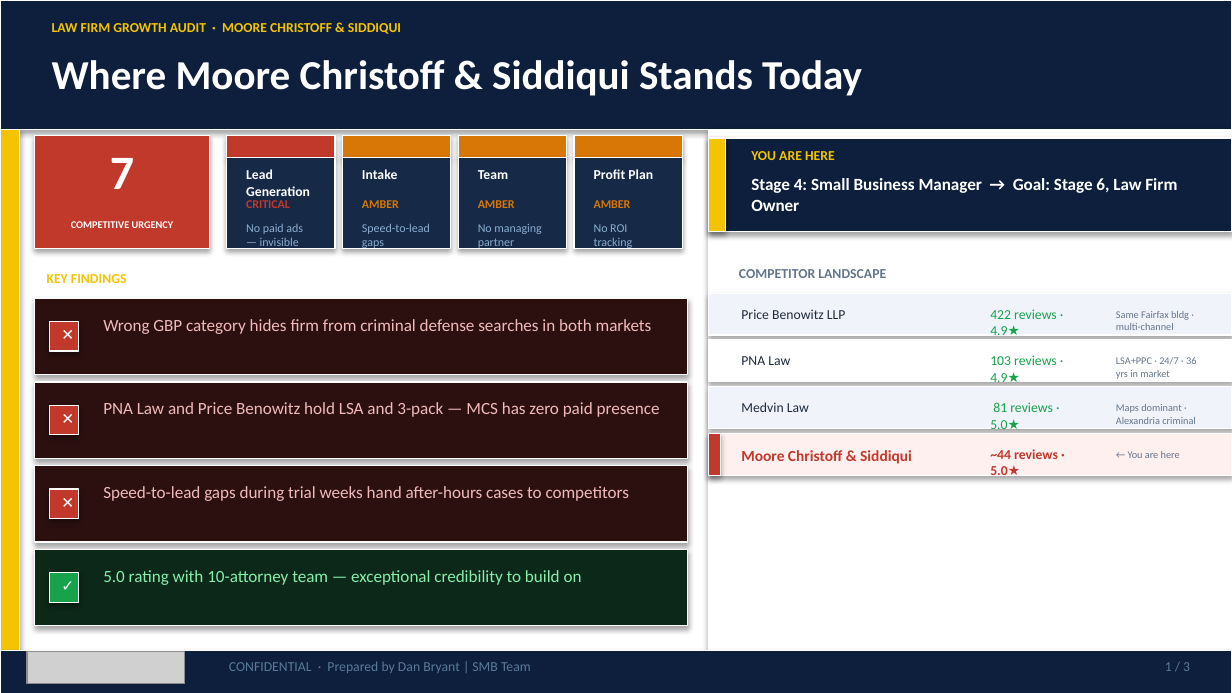
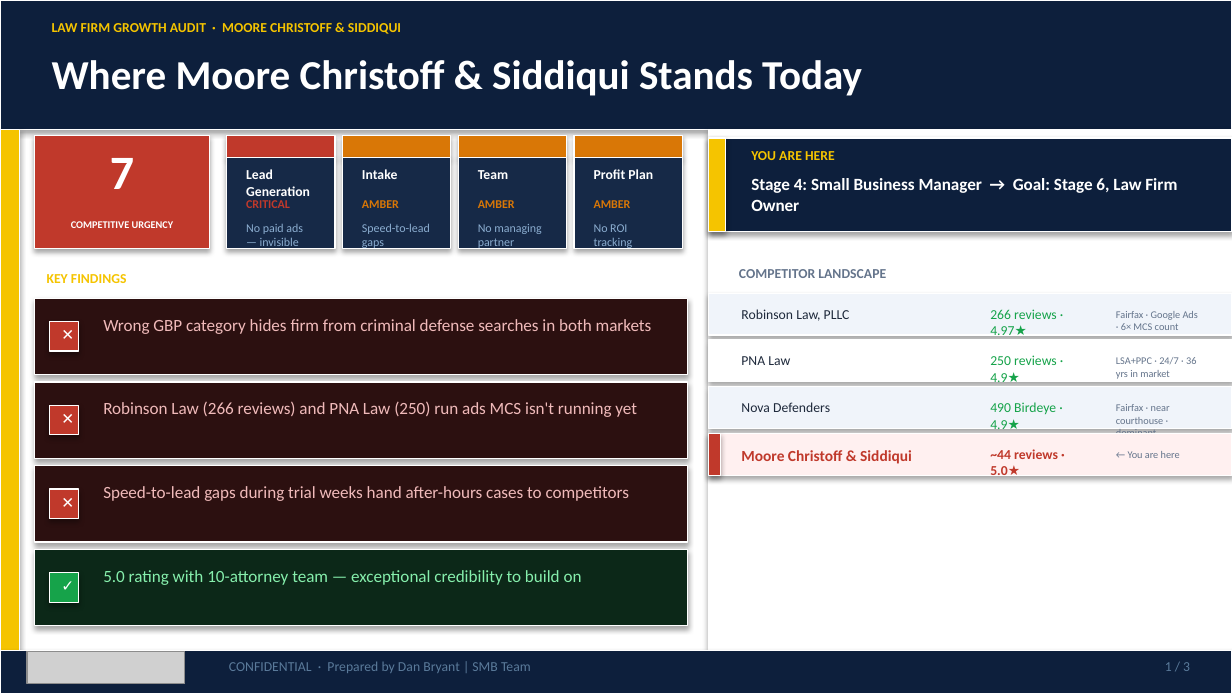
Before and after one commit to SMB-Team-Technology/workwith-smbteam, a slide deck: slide 1 of moore-christoff-siddiqui/Moore_Christoff_Siddiqui_05202026_Proposal.pptx. Drawn at 1232x693 pixels with LibreOffice and Linux fonts; fonts in the diff are those of the drawing; grey boxes stand for pictures. Boxes give left, top, right and bottom in pixels: in the first picture for what was removed or moved away, otherwise in the second. Text is boxed around its words. In the diff, an @@ line names an element or a change of style, - is before the commit and + after.

```diff
--- a/moore-christoff-siddiqui/Moore_Christoff_Siddiqui_05202026_Proposal.pptx
+++ b/moore-christoff-siddiqui/Moore_Christoff_Siddiqui_05202026_Proposal.pptx
@@ text at <box>741,309,850,321</box>: text changed @@
-Price Benowitz LLP
+Robinson Law, PLLC
@@ text at <box>990,309,1057,339</box>: text changed @@
-422 reviews · 4.9★
+266 reviews · 4.97★
@@ text at <box>1116,311,1198,330</box>: text changed @@
-Same Fairfax bldg · multi-channel
+Fairfax · Google Ads · 6× MCS count
@@ text at <box>990,355,1057,386</box>: text changed @@
-103 reviews · 4.9★
+250 reviews · 4.9★
@@ text at <box>103,401,637,417</box>: text changed @@
-PNA Law and Price Benowitz hold LSA and 3-pack — MCS has zero paid presence
+Robinson Law (266 reviews) and PNA Law (250) run ads MCS isn't running yet
@@ text at <box>741,402,830,412</box>: text changed @@
-Medvin Law
+Nova Defenders
@@ text at <box>990,402,1056,432</box>: text changed @@
-81 reviews · 5.0★
+490 Birdeye · 4.9★
@@ text at <box>1116,404,1170,433</box>: text changed @@
-Maps dominant · Alexandria criminal
+Fairfax · near courthouse · dominant
```
Also in this commit, not shown: 1 other file.
